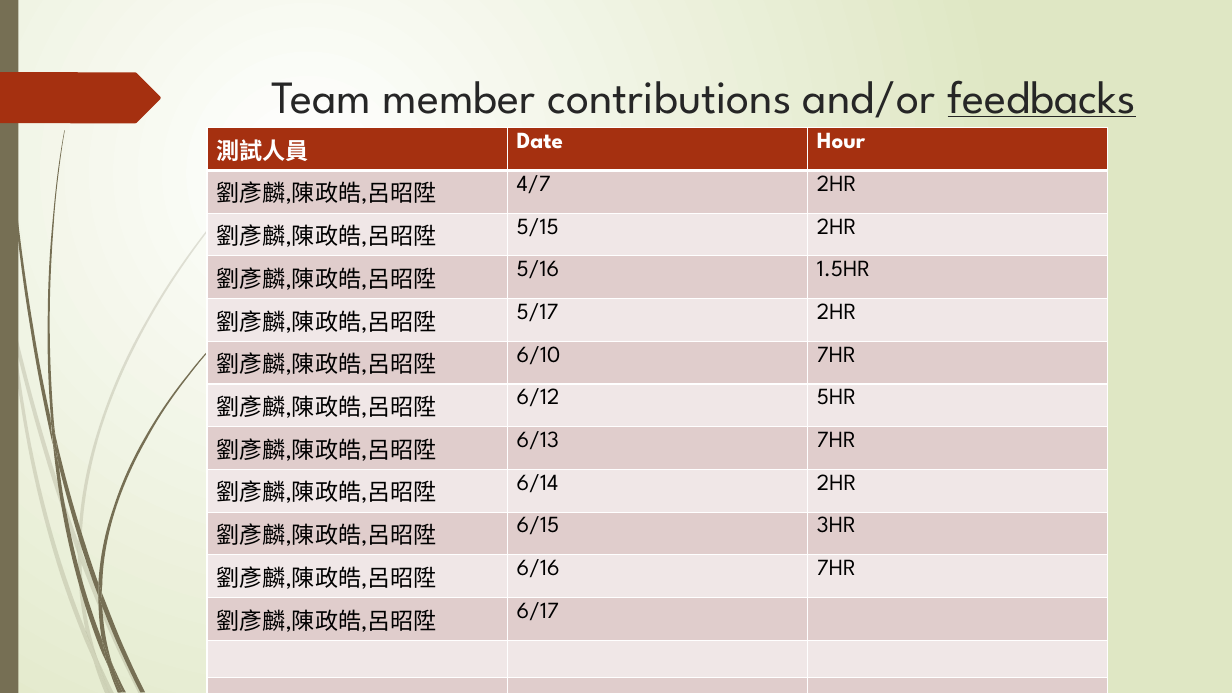
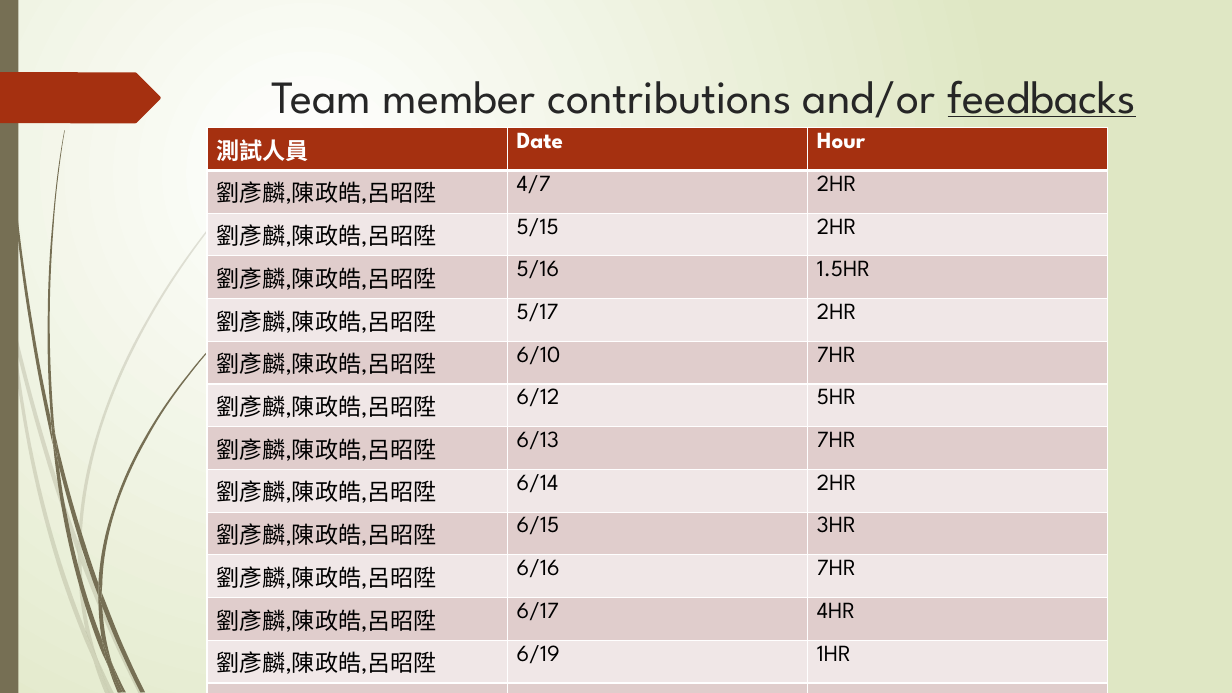
Before and after one commit to LeoLiu1209/STV_Sealnote, a slide deck: slide 12 of document/Final.pptx (slide 10 before the commit). Drawn at 1232x693 pixels with LibreOffice and Linux fonts; fonts in the diff are those of the drawing. Boxes give left, top, right and bottom in pixels: in the first picture for what was removed or moved away, otherwise in the second. Text is boxed around its words. In the diff, an @@ line names an element or a change of style, - is before the commit and + after.

Commit message:
PPT Update

```diff
--- a/document/Final.pptx
+++ b/document/Final.pptx
@@ table at (207,128,1108,678) @@
-row 12: 劉彥麟,陳政皓,呂昭陞 | 6/17 | 
+row 12: 劉彥麟,陳政皓,呂昭陞 | 6/17 | 4HR
+row 13: 劉彥麟,陳政皓,呂昭陞 | 6/19 | 1HR
-row 14:  |  | 
```
Also in this commit, not shown: 4 other slides changed, 2 slides added.
